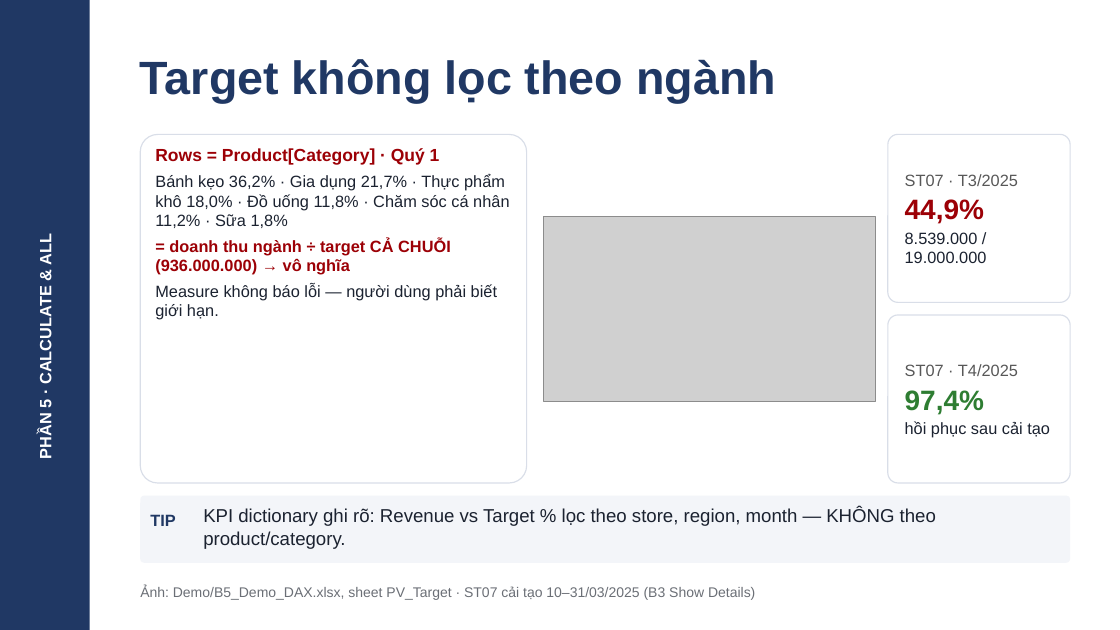
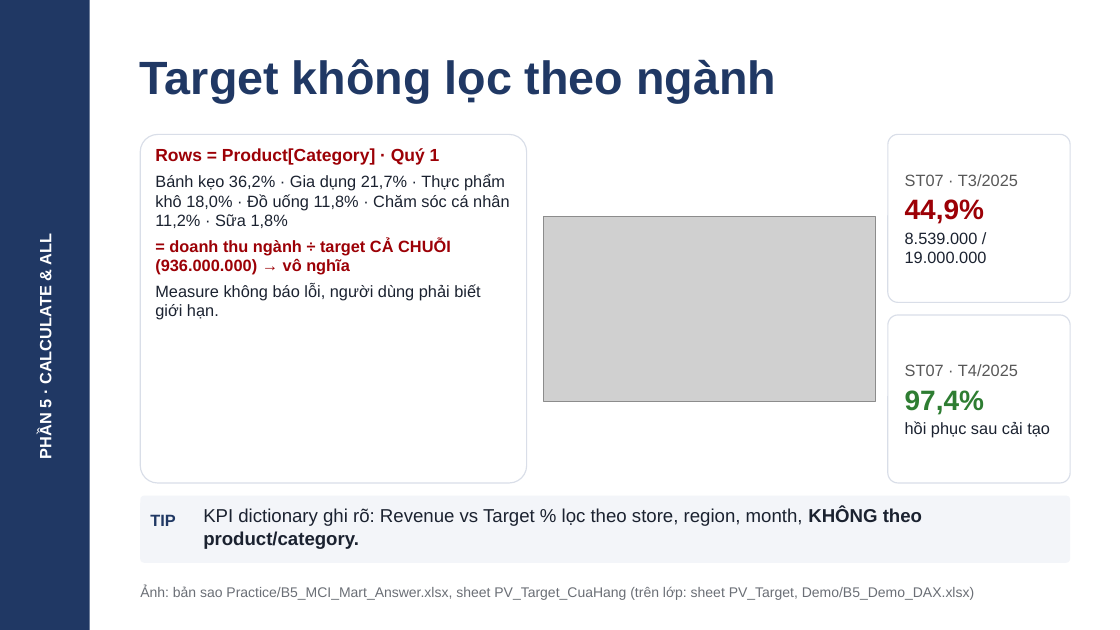
Before and after one commit to lenhan555/mci-excel, a slide deck: slide 25 of 1_Sessions/B5_Data_Model_DAX/Slide_B5.pptx. Drawn at 1120x630 pixels with LibreOffice and Linux fonts; fonts in the diff are those of the drawing; grey boxes stand for pictures. Boxes give left, top, right and bottom in pixels: in the first picture for what was removed or moved away, otherwise in the second. Text is boxed around its words. In the diff, an @@ line names an element or a change of style, - is before the commit and + after.

```diff
--- a/1_Sessions/B5_Data_Model_DAX/Slide_B5.pptx
+++ b/1_Sessions/B5_Data_Model_DAX/Slide_B5.pptx
@@ text at <box>155,284,480,320</box>: text changed @@
-Measure không báo lỗi — người dùng phải biết giới hạn.
+Measure không báo lỗi, người dùng phải biết giới hạn.
@@ text at <box>203,508,922,549</box>: text changed @@
-KPI dictionary ghi rõ: Revenue vs Target % lọc theo store, region, month — KHÔNG theo product/category.
+KPI dictionary ghi rõ: Revenue vs Target % lọc theo store, region, month, KHÔNG theo product/category.
@@ text at <box>140,586,974,600</box>: text changed @@
-Ảnh: Demo/B5_Demo_DAX.xlsx, sheet PV_Target · ST07 cải tạo 10–31/03/2025 (B3 Show Details)
+Ảnh: bản sao Practice/B5_MCI_Mart_Answer.xlsx, sheet PV_Target_CuaHang (trên lớp: sheet PV_Target, Demo/B5_Demo_DAX.xlsx)
```
Also in this commit, not shown: 26 other slides changed, 19 other files.
